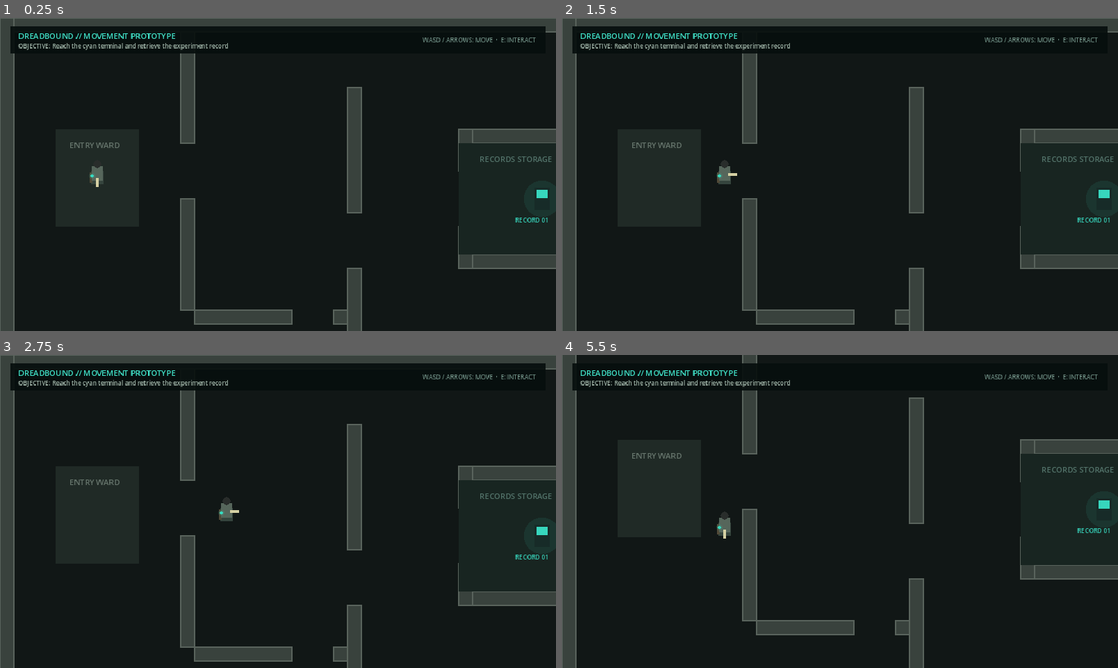
Above: before the commit, frames 1-4 (two rows, left to right).
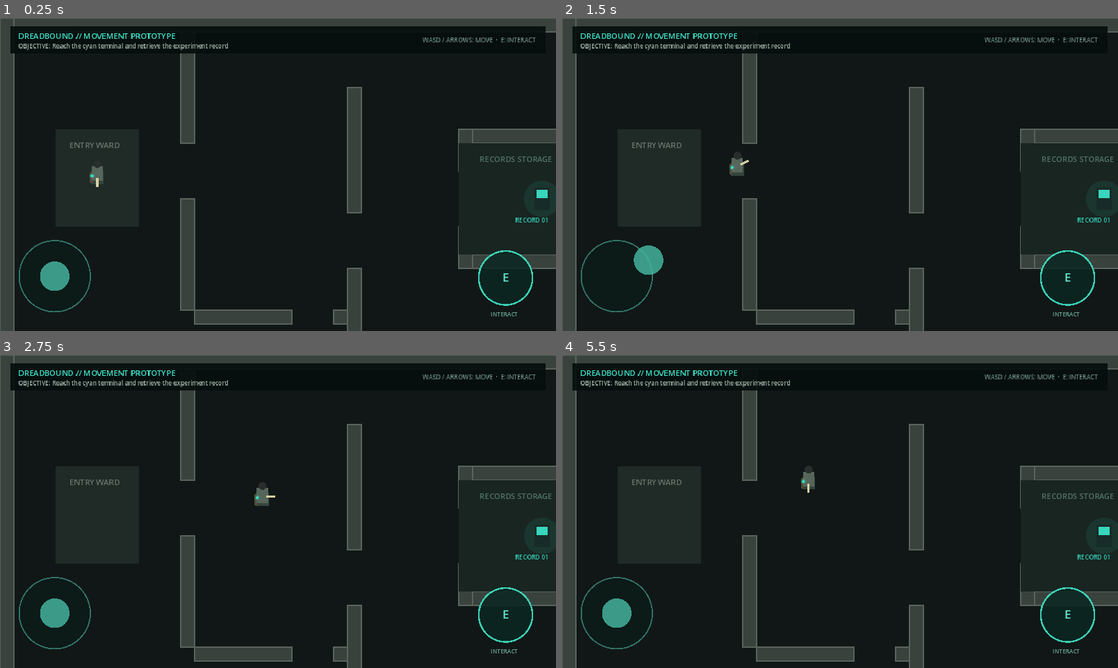
Above: after the commit, the same moments.

Repository: ancientboy/Dreadbound
Game: Godot game, scene res://scenes/main.tscn
Two runs of this game, one before a commit and one after it. Both use one fixed random seed, a clock stepped at 60 frames per second and the inputs below.
Inputs (mouse positions are in pixels of both pictures, inside the frame that each line leads up to):
- Up to frame 1 (0.25 s): no input
- Up to frame 2 (1.5 s): tap Enter at 0.5 s; move the mouse to (962, 158) at 0.52 s; hold D (move_right) 0.53-1.25 s; tap E (interact) at 0.6 s; click (962, 158) at 0.67 s; drag from (728, 190) to (812, 237) at 1.27 s
- Up to frame 3 (2.75 s): move the mouse to (333, 442) at 2.02 s; hold D (move_right) from 2.03 s (still down); tap E (interact) at 2.1 s; click (333, 442) at 2.17 s
- Up to frame 4 (5.5 s): release D (move_right) at 2.75 s; drag from (812, 574) to (673, 464) at 2.77 s; move the mouse to (1006, 558) at 3.52 s; hold A (move_left) 3.53-4.25 s; tap E (interact) at 3.6, 5.1 s; click (1006, 558) at 3.67 s; drag from (673, 464) to (756, 433) at 4.27 s; move the mouse to (867, 511) at 5.02 s; hold S (move_down) from 5.03 s (still down); click (867, 511) at 5.17 s

The runs differ from the first frame. In frame 1, 1.1% of the frame differs, in the area x 3-96%, y 70-96%; in frame 2, 1.4%; in frame 3, 1.4%; in frame 4, 10%, in the area x 0-100%, y 0-98%.

Commit message:
Add mobile Web controls and deployment

Diff:
--- a/project.godot
+++ b/project.godot
@@ -11,6 +11,7 @@
 window/size/window_width_override=1280
 window/size/window_height_override=720
 window/stretch/mode="canvas_items"
+window/stretch/aspect="expand"
 
 [input]
 
--- a/scenes/main.tscn
+++ b/scenes/main.tscn
@@ -1,7 +1,8 @@
-[gd_scene load_steps=4 format=3]
+[gd_scene load_steps=5 format=3]
 
 [ext_resource path="res://scripts/main.gd" type="Script" id="1_main"]
 [ext_resource path="res://scripts/player.gd" type="Script" id="2_player"]
+[ext_resource path="res://scripts/mobile_controls.gd" type="Script" id="3_mobile"]
 
 [sub_resource type="CapsuleShape2D" id="Capsule_player"]
 radius = 12.0
@@ -84,3 +85,13 @@
 text = "[E] RETRIEVE EXPERIMENT RECORD"
 horizontal_alignment = 1
 vertical_alignment = 1
+
+[node name="MobileControls" type="Control" parent="Interface" groups=["mobile_controls"]]
+layout_mode = 3
+anchors_preset = 15
+anchor_right = 1.0
+anchor_bottom = 1.0
+grow_horizontal = 2
+grow_vertical = 2
+mouse_filter = 2
+script = ExtResource("3_mobile")
--- a/scripts/main.gd
+++ b/scripts/main.gd
@@ -19,7 +19,11 @@
 func _process(_delta: float) -> void:
 	var can_interact := not record_collected and player.global_position.distance_to(TERMINAL_POSITION) <= INTERACTION_DISTANCE
 	prompt_panel.visible = can_interact
-	if can_interact and Input.is_action_just_pressed("interact"):
+	var mobile_controls := get_tree().get_first_node_in_group("mobile_controls") as MobileControls
+	var wants_to_interact := Input.is_action_just_pressed("interact")
+	if mobile_controls:
+		wants_to_interact = mobile_controls.consume_interact() or wants_to_interact
+	if can_interact and wants_to_interact:
 		record_collected = true
 		prompt_panel.visible = false
 		objective.text = "RECORD RETRIEVED (1/3) // INTERACTION TEST COMPLETE"
--- /dev/null
+++ b/scripts/mobile_controls.gd
@@ -0,0 +1,82 @@
+class_name MobileControls
+extends Control
+
+const STICK_RADIUS := 82.0
+const KNOB_RADIUS := 34.0
+const ACTION_RADIUS := 62.0
+
+var movement_vector := Vector2.ZERO
+var _move_touch := -1
+var _action_touch := -1
+var _interact_queued := false
+
+
+func _ready() -> void:
+	set_process_input(true)
+	queue_redraw()
+
+
+func _notification(what: int) -> void:
+	if what == NOTIFICATION_RESIZED:
+		queue_redraw()
+
+
+func _input(event: InputEvent) -> void:
+	if event is InputEventScreenTouch:
+		_handle_touch(event)
+	elif event is InputEventScreenDrag and event.index == _move_touch:
+		_update_stick(event.position)
+
+
+func consume_interact() -> bool:
+	var was_pressed := _interact_queued
+	_interact_queued = false
+	return was_pressed
+
+
+func _handle_touch(event: InputEventScreenTouch) -> void:
+	if event.pressed:
+		if _move_touch == -1 and event.position.x < size.x * 0.5:
+			_move_touch = event.index
+			_update_stick(event.position)
+		elif _action_touch == -1 and event.position.distance_to(_action_center()) <= ACTION_RADIUS * 1.55:
+			_action_touch = event.index
+			_interact_queued = true
+			queue_redraw()
+	elif event.index == _move_touch:
+		_move_touch = -1
+		movement_vector = Vector2.ZERO
+		queue_redraw()
+	elif event.index == _action_touch:
+		_action_touch = -1
+		queue_redraw()
+
+
+func _update_stick(touch_position: Vector2) -> void:
+	var offset := touch_position - _stick_center()
+	movement_vector = offset.limit_length(STICK_RADIUS) / STICK_RADIUS
+	if movement_vector.length() < 0.12:
+		movement_vector = Vector2.ZERO
+	queue_redraw()
+
+
+func _stick_center() -> Vector2:
+	return Vector2(126.0, size.y - 126.0)
+
+
+func _action_center() -> Vector2:
+	return Vector2(size.x - 116.0, size.y - 122.0)
+
+
+func _draw() -> void:
+	var stick_center := _stick_center()
+	var action_center := _action_center()
+	draw_circle(stick_center, STICK_RADIUS, Color(0.04, 0.11, 0.1, 0.68))
+	draw_arc(stick_center, STICK_RADIUS, 0.0, TAU, 48, Color(0.25, 0.58, 0.52, 0.72), 3.0)
+	draw_circle(stick_center + movement_vector * STICK_RADIUS, KNOB_RADIUS, Color(0.27, 0.72, 0.63, 0.82))
+	draw_circle(action_center, ACTION_RADIUS, Color(0.04, 0.15, 0.13, 0.86))
+	draw_arc(action_center, ACTION_RADIUS, 0.0, TAU, 48, Color(0.25, 0.88, 0.76, 0.9), 4.0)
+	if _action_touch != -1:
+		draw_circle(action_center, ACTION_RADIUS - 8.0, Color(0.25, 0.88, 0.76, 0.25))
+	draw_string(ThemeDB.fallback_font, action_center + Vector2(-8, 9), "E", HORIZONTAL_ALIGNMENT_LEFT, -1, 28, Color("65e6cf"))
+	draw_string(ThemeDB.fallback_font, action_center + Vector2(-34, 88), "INTERACT", HORIZONTAL_ALIGNMENT_LEFT, -1, 13, Color(0.45, 0.72, 0.66, 0.9))
--- a/scripts/player.gd
+++ b/scripts/player.gd
@@ -12,6 +12,9 @@
 
 func _physics_process(_delta: float) -> void:
 	var input_direction := Input.get_vector("move_left", "move_right", "move_up", "move_down")
+	var mobile_controls := get_tree().get_first_node_in_group("mobile_controls") as MobileControls
+	if mobile_controls and mobile_controls.movement_vector != Vector2.ZERO:
+		input_direction = mobile_controls.movement_vector
 	velocity = input_direction * movement_speed
 	if input_direction != Vector2.ZERO:
 		facing = input_direction.normalized()
Binary file changed: docs/images/graybox-movement.png
Not shown, added: export_presets.cfg
Not shown, added: scripts/mobile_controls.gd.uid
Not shown, added: .github/workflows/deploy-web.yml
Not shown, changed: README.md
